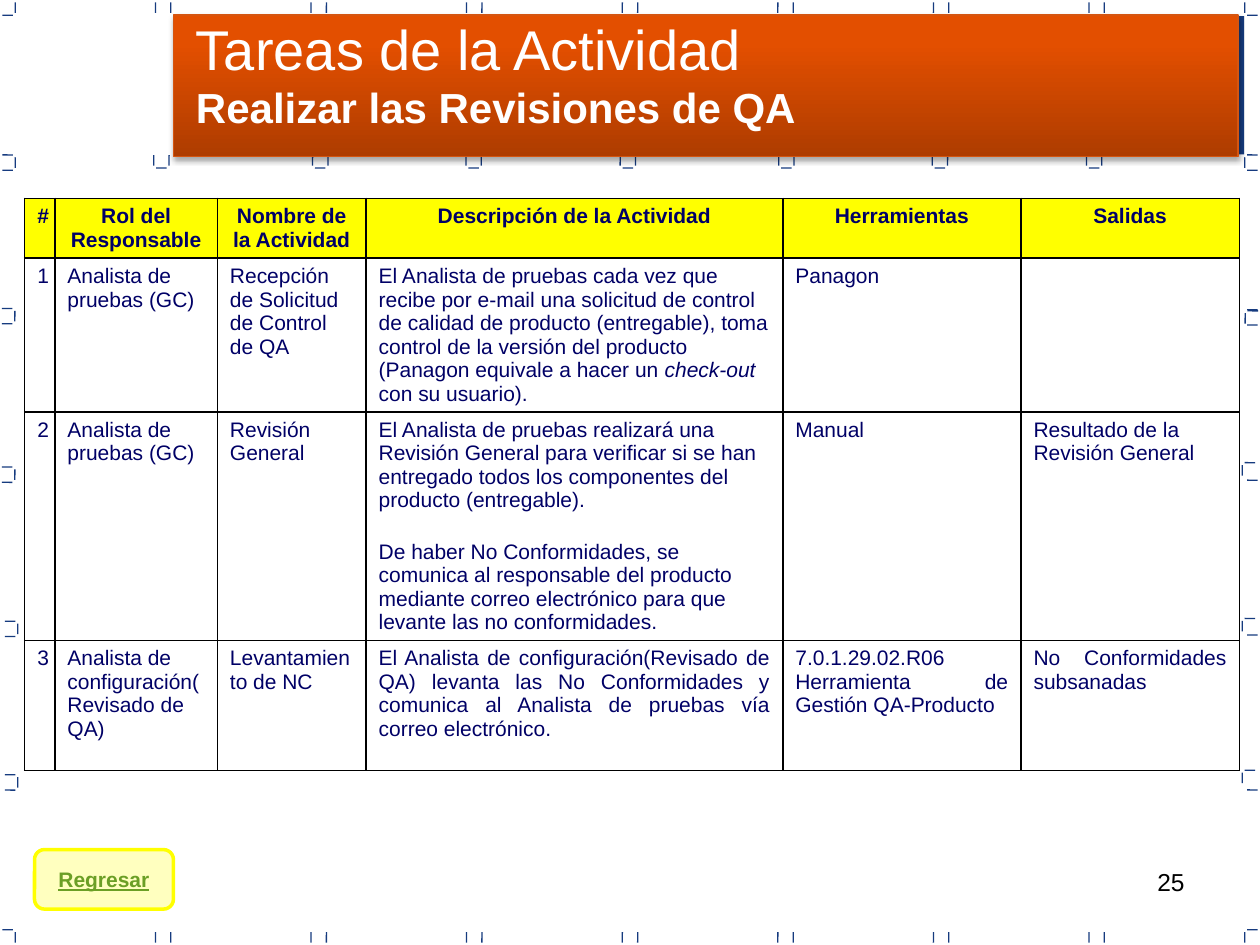
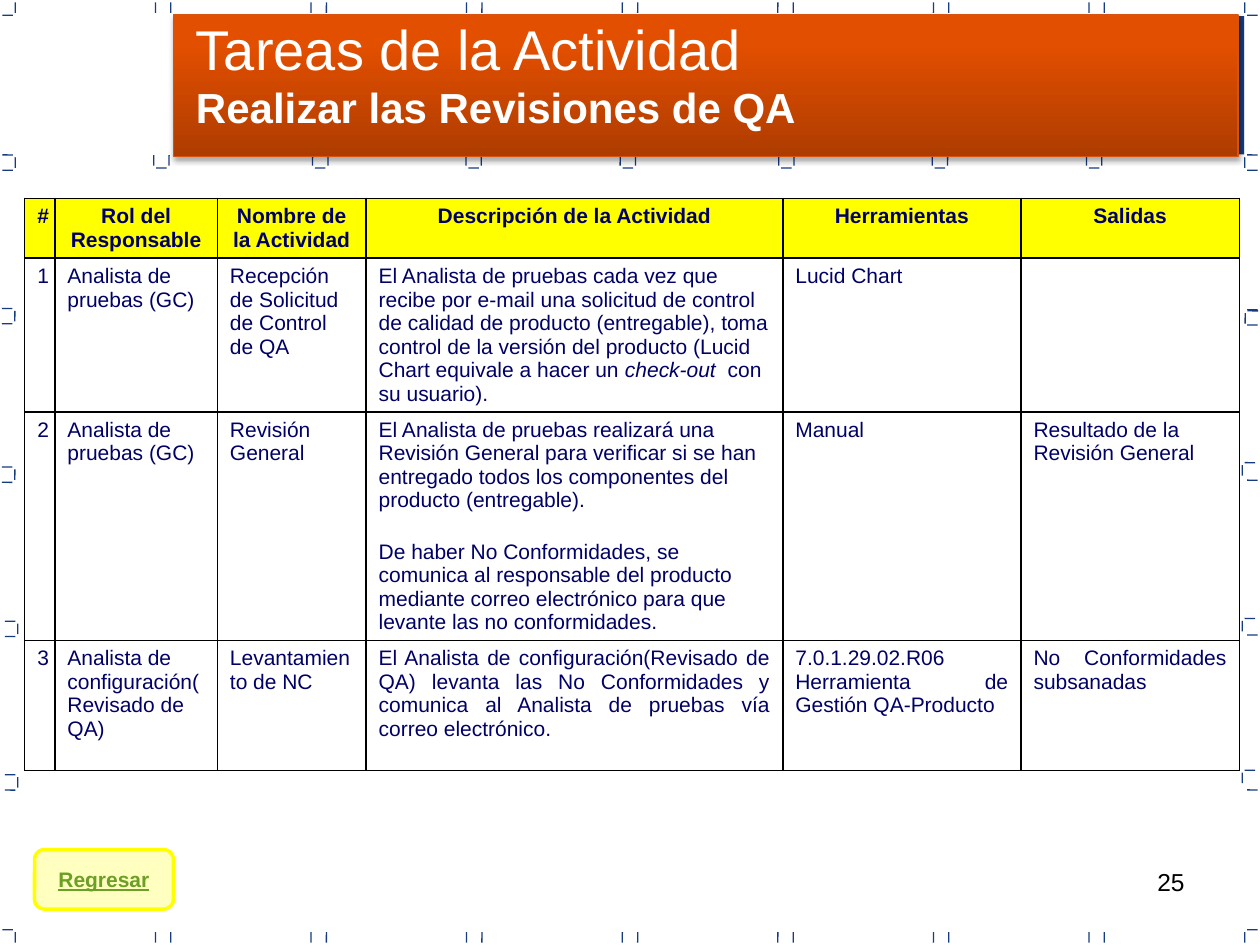
Before and after one commit to RSegura7/Travel-Peru-Express-Documentos, a slide deck: slide 25 of Area de proceso PPQA/Proceso de Aseguramiento de la Calidad PPQA.pptx. Drawn at 1260x945 pixels with LibreOffice and Linux fonts; fonts in the diff are those of the drawing. Boxes give left, top, right and bottom in pixels: in the first picture for what was removed or moved away, otherwise in the second. Text is boxed around its words. In the diff, an @@ line names an element or a change of style, - is before the commit and + after.

```diff
--- a/Area de proceso PPQA/Proceso de Aseguramiento de la Calidad PPQA.pptx
+++ b/Area de proceso PPQA/Proceso de Aseguramiento de la Calidad PPQA.pptx
@@ table at (x1=25, y1=198, x2=1239, y2=813) @@
-row 2, column 4: El Analista de pruebas cada vez que recibe por e-mail una solicitud de control de calidad de producto (entregable), toma control de la versión del producto (Panagon equivale a hacer un check-out con su usuario).
+row 2, column 4: El Analista de pruebas cada vez que recibe por e-mail una solicitud de control de calidad de producto (entregable), toma control de la versión del producto (Lucid Chart equivale a hacer un check-out con su usuario).
-row 2, column 5: Panagon
+row 2, column 5: Lucid Chart
```
Also in this commit, not shown: 1 other slide changed, 12 other files.
